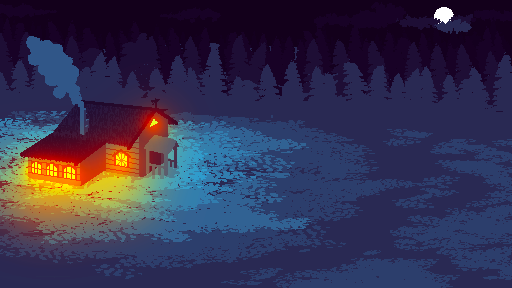
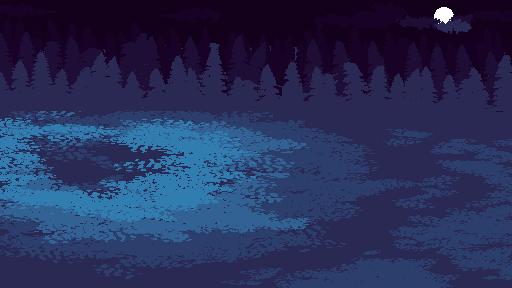
Layer changes from the first 512 × 288 image to the second:
hid "Слой 19", opacity 57% → 50% over (5, 93, 185, 206)
removed layer "Слой 17" from group "Пост" over (0, 36, 271, 273)
hid "Слой 16", opacity 86% → 65%, painted on it over (0, 62, 218, 273)
moved "Слой 18" into group "Дом" over (26, 36, 87, 114)
moved "Слой 9" into group "Дом" over (20, 98, 178, 166)
moved "Слой 8" into group "Дом" over (28, 108, 179, 186)
hid "Слой 10" over (0, 89, 271, 212)
